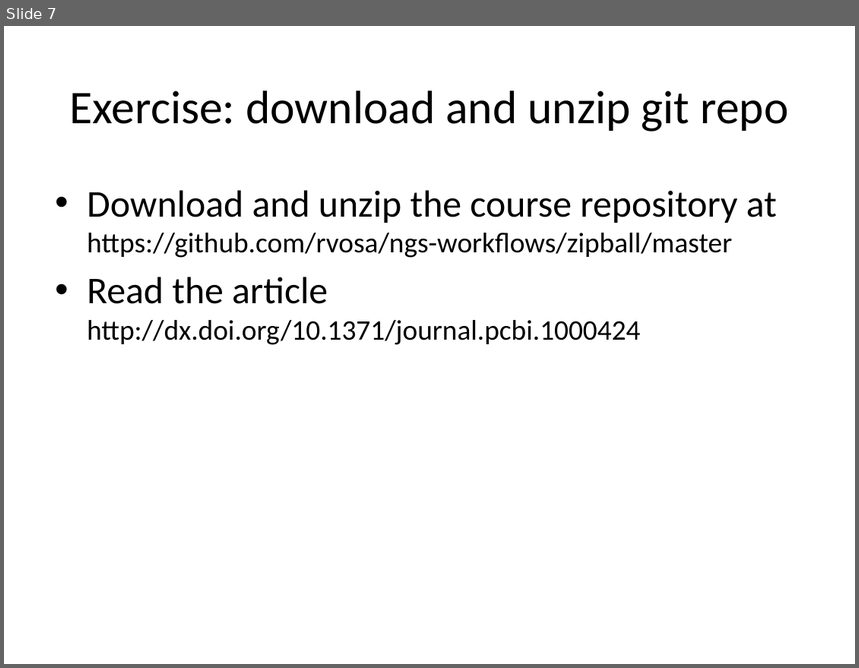
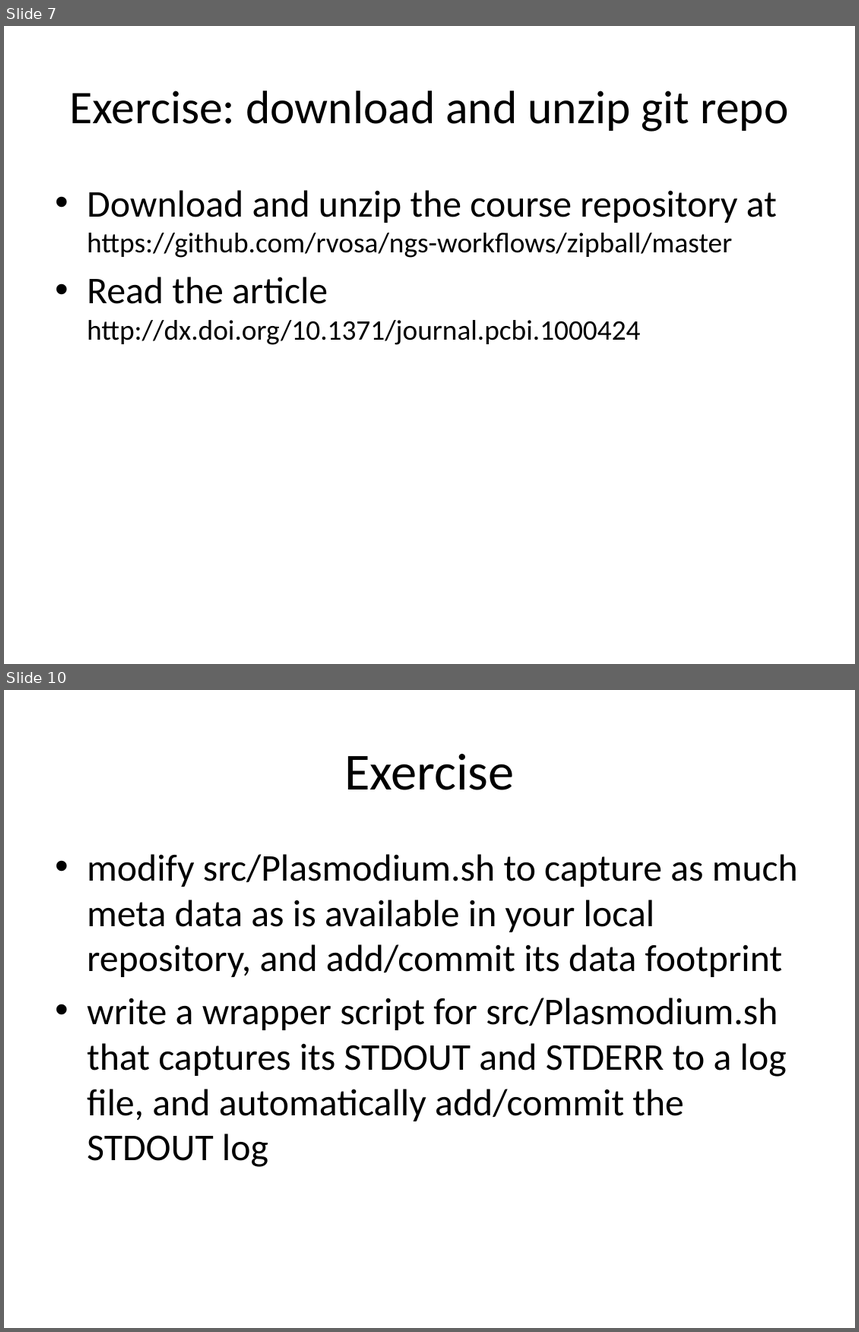
Before and after one commit to rvosa/ngs-workflows, a slide deck: doc/slides/day2/session4/ProjectOrg.pptx. Shown one above the other, each under a label of ours: slide 7 before the commit, slides 7 and 10 after it; the slides between them are not shown. The pictures are 859x668 and 859x1332 pixels, drawn with LibreOffice and Linux fonts; fonts in the diff are those of the drawing. Boxes give left, top, right and bottom in pixels: in the first picture for what was removed or moved away, otherwise in the second. Text is boxed around its words. In the diff, an @@ line names an element or a change of style, - is before the commit and + after.

Commit message:
slight modification to CLIScripting Added Capture of Research Data and Analysis Metadata to ProjectOrg

```diff
--- a/doc/slides/day2/session4/ProjectOrg.pptx
+++ b/doc/slides/day2/session4/ProjectOrg.pptx
@@ slide 10 added at (4, 690, 855, 1328), background #FFFFFF @@
@@ title added at (344, 754, 514, 790), 44 pt, text #000000 @@
+Exercise
@@ text added at (87, 854, 798, 1167), 32 pt, text #000000 @@
+• modify src/Plasmodium.sh to capture as much meta data as is available in your local repository, and add/commit its data footprint
+• write a wrapper script for src/Plasmodium.sh that captures its STDOUT and STDERR to a log file, and automatically add/commit the STDOUT log
```
Also in this commit, not shown: 1 slide changed, 2 other slides added, 1 other file.
